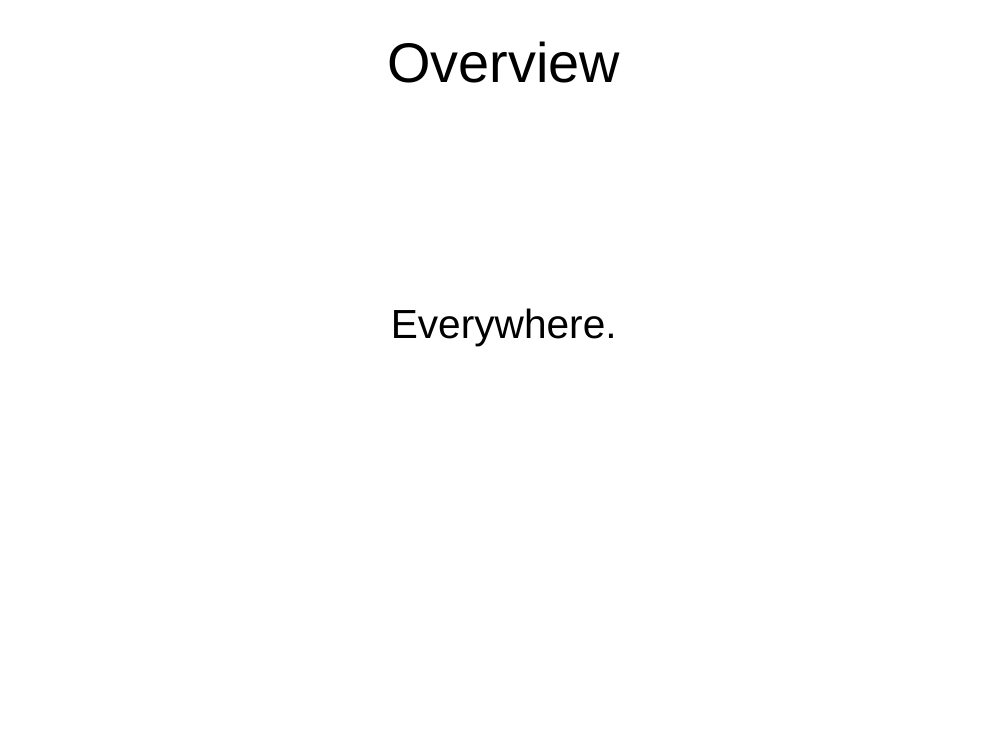
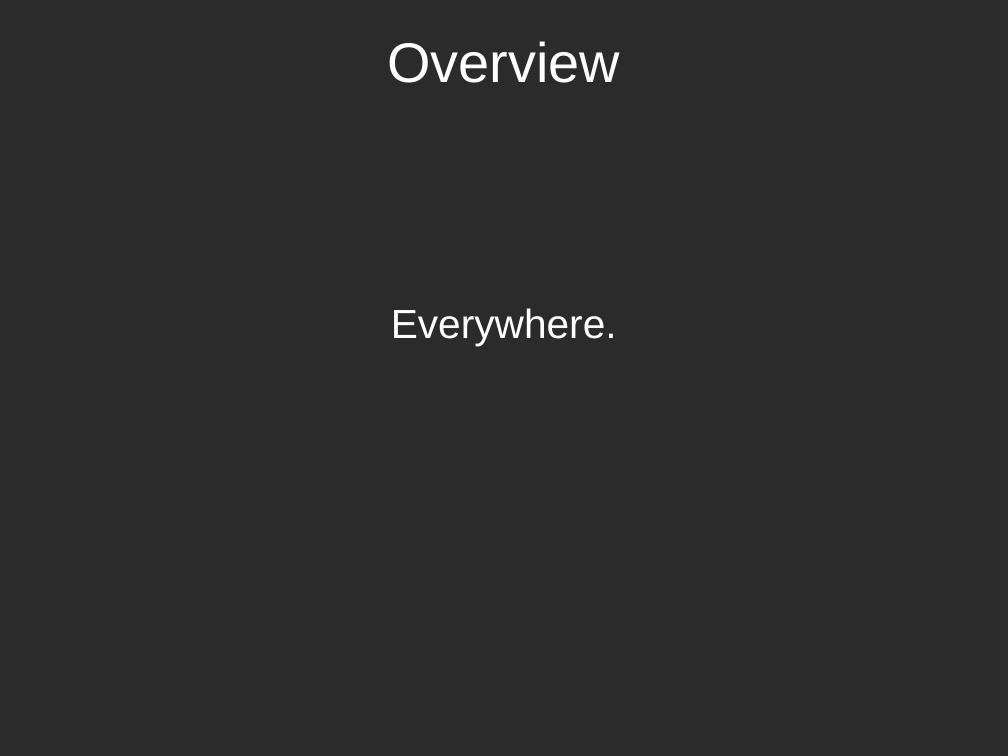
Before and after one commit to bobby-vandiver/cs485-xna-final, a slide deck: slide 8 of team3.odp. Drawn at 1008x756 pixels with LibreOffice and Linux fonts; fonts in the diff are those of the drawing; background and template pictures are left out; a plain dark background stands for a picture behind light text. Boxes give left, top, right and bottom in pixels: in the first picture for what was removed or moved away, otherwise in the second. Text is boxed around its words. In the diff, an @@ line names an element or a change of style, - is before the commit and + after.

Commit message:
Adding background to presentation.

```diff
--- a/team3.odp
+++ b/team3.odp
@@ background #FFFFFF to picture (left out) @@
@@ title "Overview" at <box>387,41,620,83</box>: text colour #000000 to #FFFFFF @@
@@ subtitle "Everywhere." at <box>391,308,617,346</box>: text colour #000000 to #FFFFFF @@
```
Also in this commit, not shown: 13 other slides changed.
